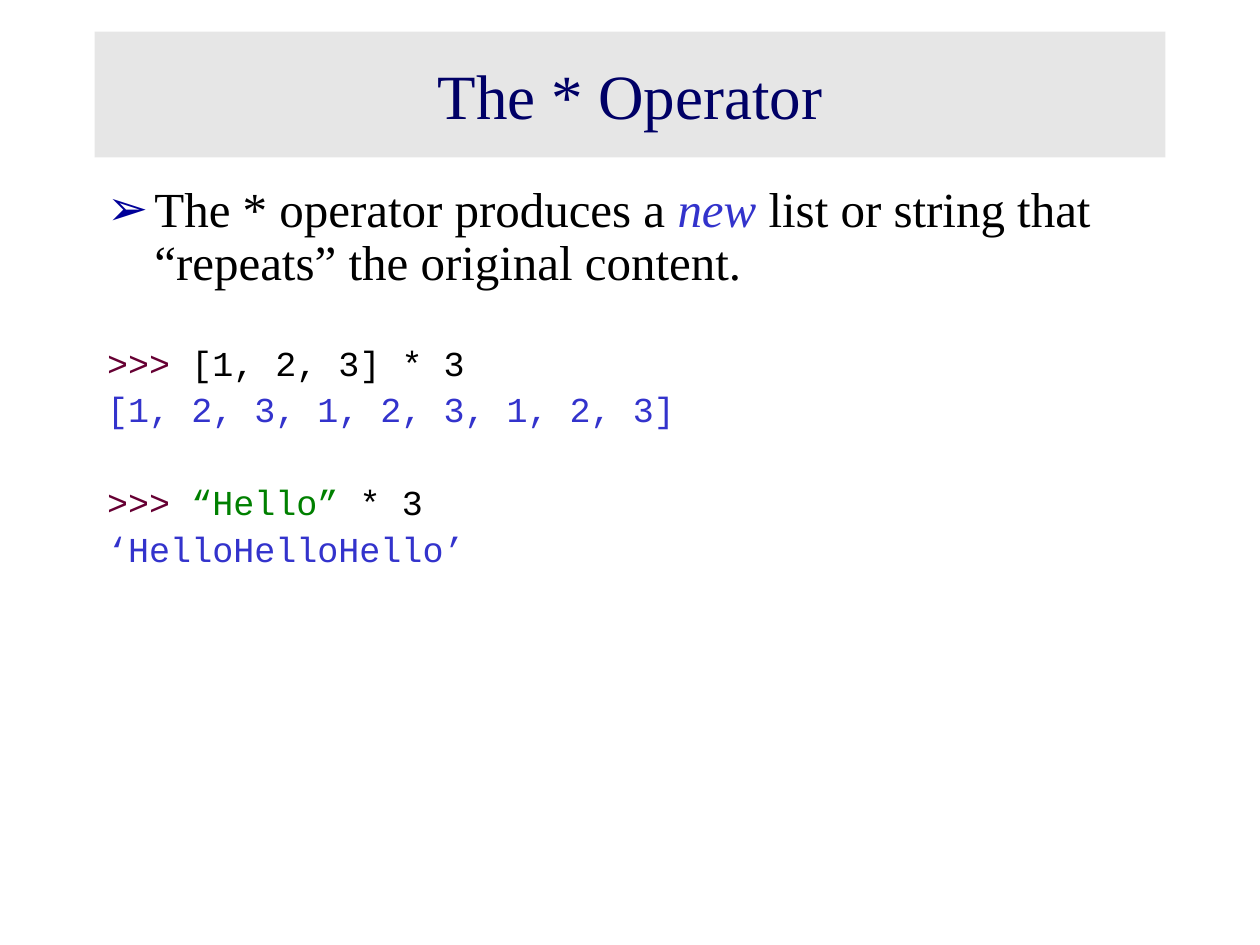
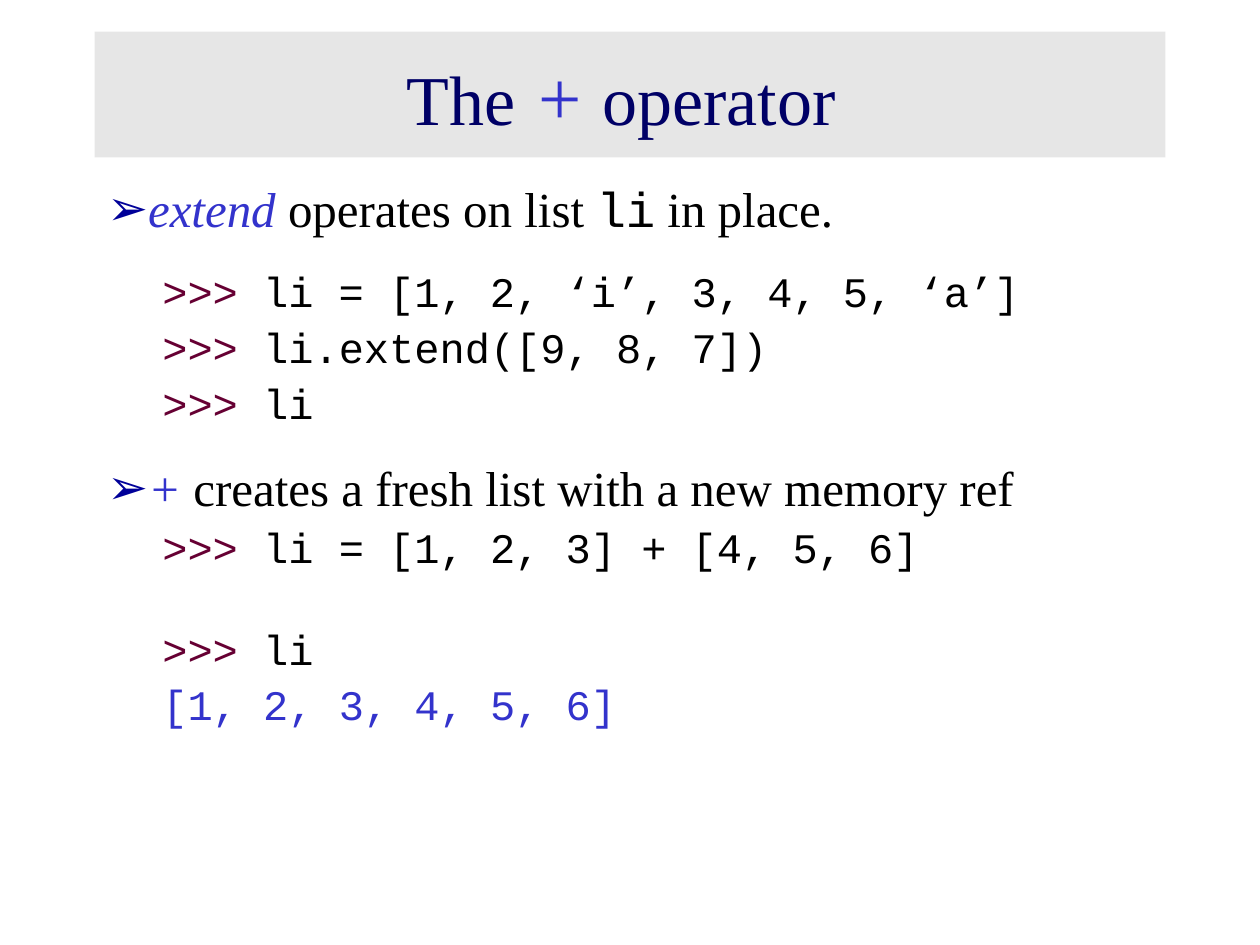
Before and after one commit to raaes0123/Python-training-resource, a slide deck: slide 21 of Python Day 2.ppt (slide 14 before the commit). Drawn at 1260x945 pixels with LibreOffice and Linux fonts; fonts in the diff are those of the drawing. Boxes give left, top, right and bottom in pixels: in the first picture for what was removed or moved away, otherwise in the second. Text is boxed around its words. In the diff, an @@ line names an element or a change of style, - is before the commit and + after.

Commit message:
Slides for Day 1 and Day 2 complete

```diff
--- a/Python Day 2.ppt
+++ b/Python Day 2.ppt
@@ title at (407,76,836,138): text changed; size 36 to 40 pt @@
-The * Operator
+The + operator
@@ text at (148,191,1020,729): text changed; size 28 to 24 pt; font Times New Roman to Courier New @@
-➢ The * operator produces a new list or string that “repeats” the original content.
->>> [1, 2, 3] * 3
-[1, 2, 3, 1, 2, 3, 1, 2, 3]
->>> “Hello” * 3
-‘HelloHelloHello’
+➢ extend operates on list li in place.
+  >>> li = [1, 2, ‘i’, 3, 4, 5, ‘a’]
+  >>> li.extend([9, 8, 7])
+  >>> li
+➢ + creates a fresh list with a new memory ref
+  >>> li = [1, 2, 3] + [4, 5, 6]
+  >>> li
+  [1, 2, 3, 4, 5, 6]
```
Also in this commit, not shown: 4 other slides changed, 7 slides added, 2 slides removed, 1 other file.
